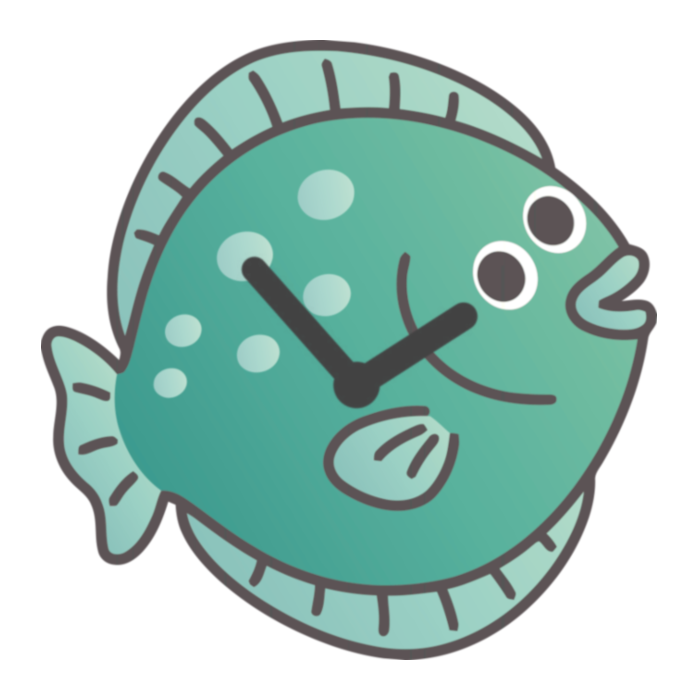
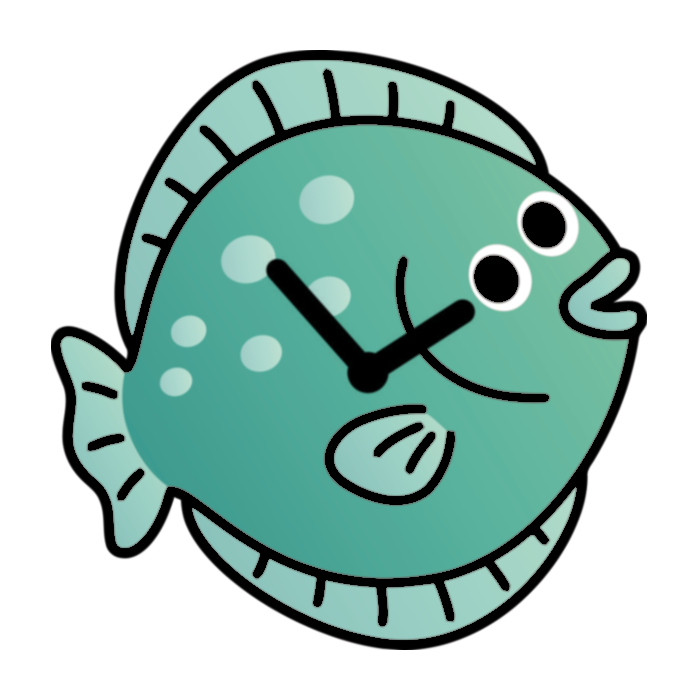
Layered file, before and after one edit (700px x 700px). Changes by layer:
painted on "Clock" over [236,251,482,412]
added layer "Outline (black)" above "Outline" over [51,50,647,650]
added layer "Outline" above "Flounder" over [51,50,647,650]
painted on "Flounder" over [41,40,657,660]
